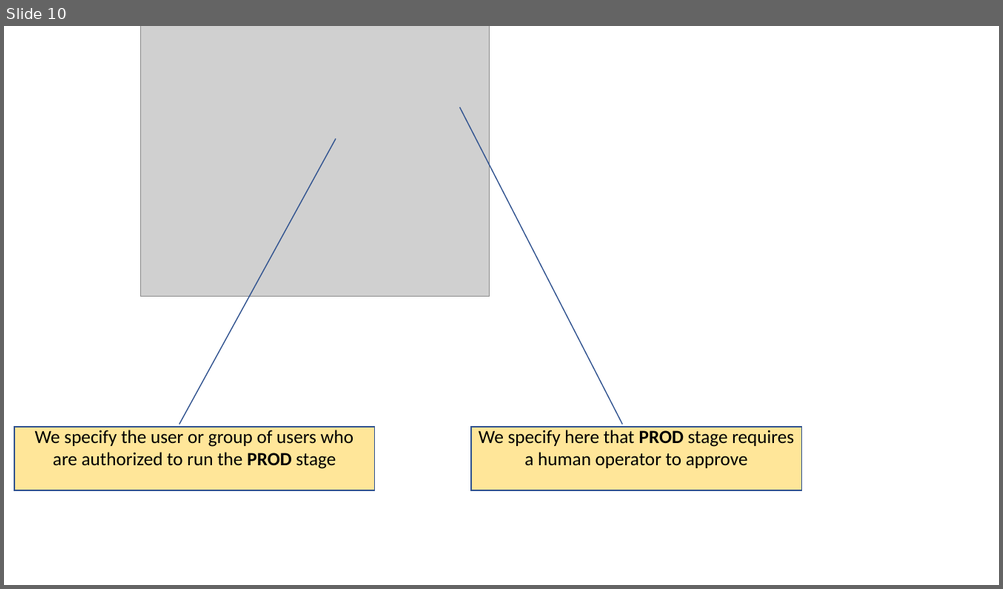
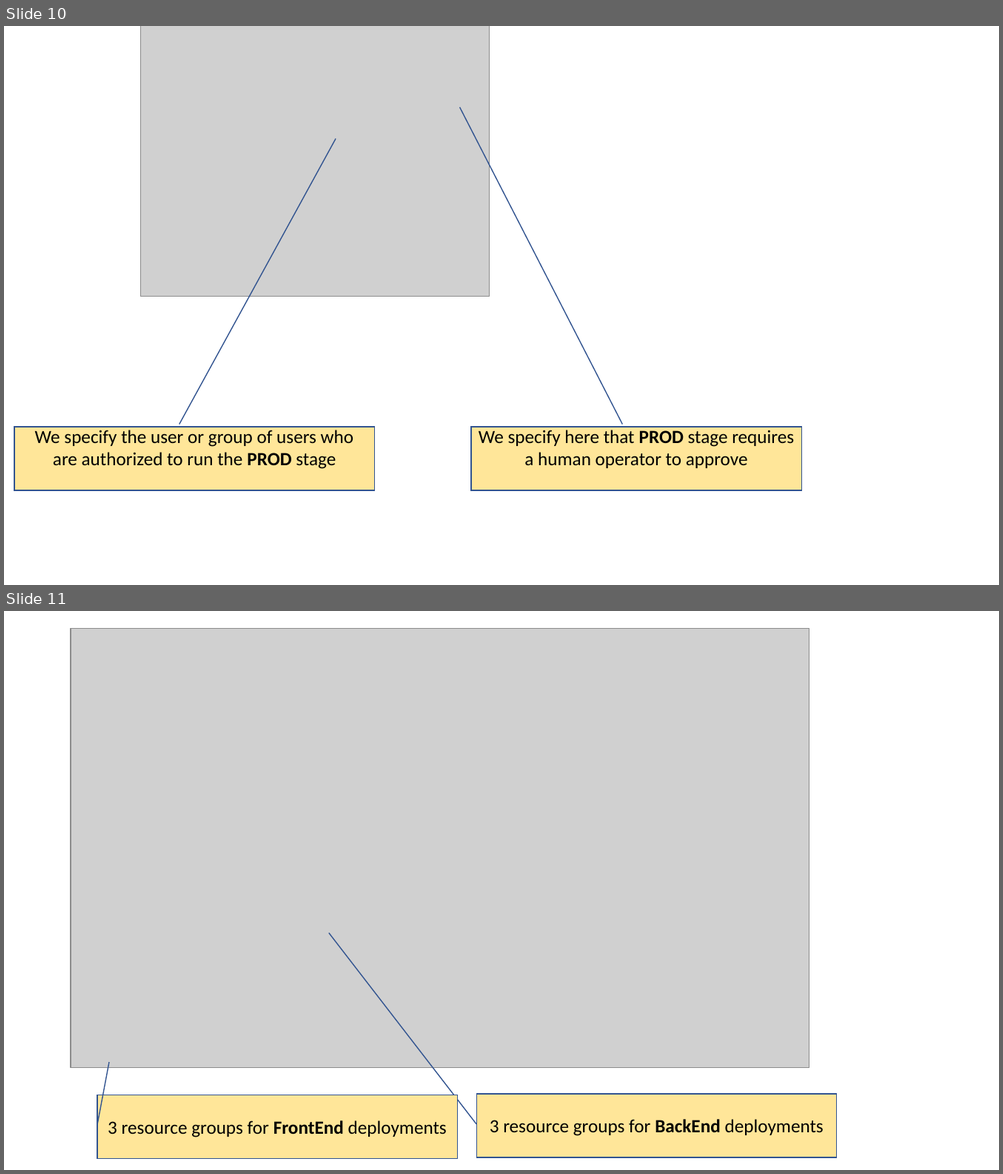
Before and after one commit to sdg002/AnyDotnetStuff, a slide deck: DemoWebAppWithCiCd/docs/cicd.pptx. Shown one above the other, each under a label of ours: slide 10 before the commit, slides 10 and 11 after it. The pictures are 1003x589 and 1003x1174 pixels, drawn with LibreOffice and Linux fonts; fonts in the diff are those of the drawing; grey boxes stand for pictures. Boxes give left, top, right and bottom in pixels: in the first picture for what was removed or moved away, otherwise in the second. Text is boxed around its words. In the diff, an @@ line names an element or a change of style, - is before the commit and + after.

```diff
--- a/DemoWebAppWithCiCd/docs/cicd.pptx
+++ b/DemoWebAppWithCiCd/docs/cicd.pptx
@@ slide 11 added at [4,611,999,1170], background #FFFFFF @@
@@ picture added at [71,628,809,1068] @@
@@ border callout added at [97,1095,457,1159], fill #FFE699, outline #325491 1 pt, 18 pt, text #000000 @@
+3 resource groups for FrontEnd deployments
@@ border callout added at [476,1094,836,1158], fill #FFE699, outline #325491 1 pt, 18 pt, text #000000 @@
+3 resource groups for BackEnd deployments
```
Also in this commit, not shown: 2 other slides added, 4 other files.
